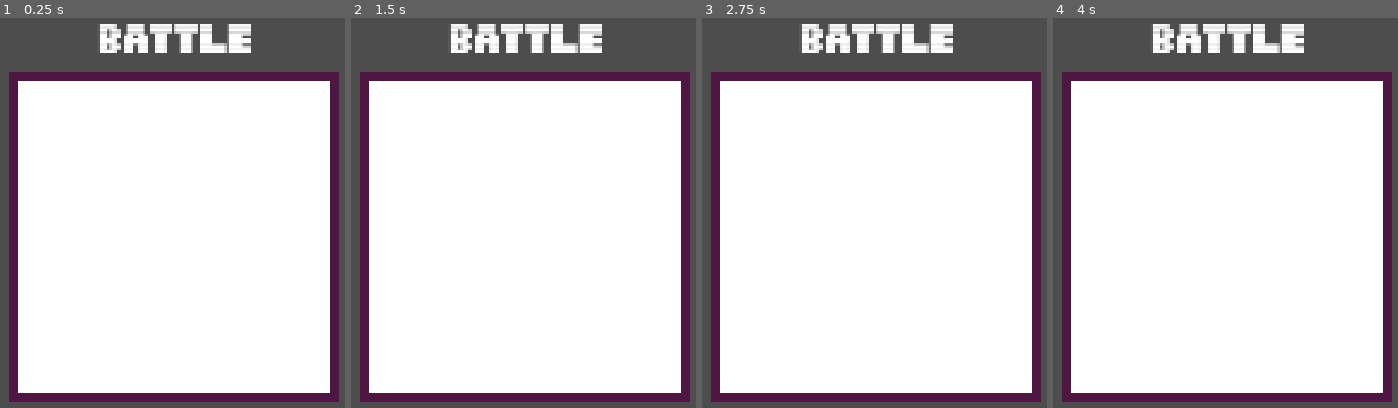
Above: before the commit, frames 1-4 (left to right).
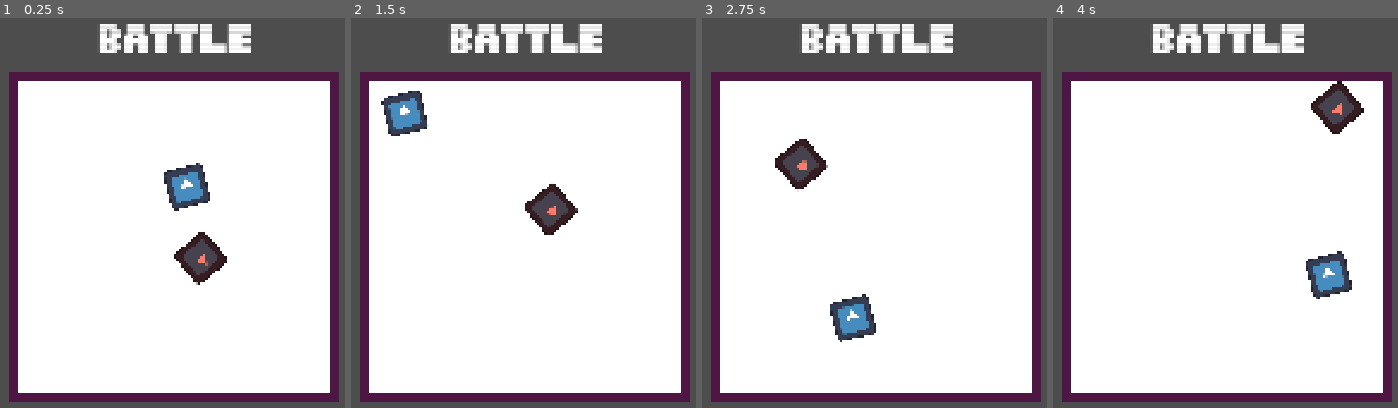
Above: after the commit, the same moments.

Repository: JBRana250/BitBoxBattles
Game: Godot game, scene res://battle/battle.tscn
Same seed, same stepped clock (60 frames per second), same inputs: the game is played once before the commit and once after it. The engine's default icon, where the game draws it, is replaced by a stand-in: a white triangle on a blue panel in a dark square.
Inputs (mouse positions are in pixels of both pictures, inside the frame that each line leads up to):
- Up to frame 1 (0.25 s): no input
- Up to frame 2 (1.5 s): tap Enter at 0.5, 0.6 s; move the mouse to (outside the picture) at 0.52 s; hold Right 0.53-1.25 s; click (outside the picture) at 0.67 s; tap Space at 0.77 s; drag from (364, 259) to (485, 326) at 1.27 s
- Up to frame 3 (2.75 s): move the mouse to (957, 138) at 2.02 s; hold Right from 2.03 s (still down); tap Delete at 2.1 s
- Up to frame 4 (4 s): release Right at 2.75 s; drag from (1187, 326) to (outside the picture) at 2.77 s; move the mouse to (outside the picture) at 3.52 s; hold Left from 3.53 s (still down); tap Backspace at 3.6 s; tap Space at 3.77 s

The runs differ from the first frame. In frame 1, 2.3% of the frame differs, in the area x 47-66%, y 37-69%; in frame 2, 2.3%; in frame 3, 2.3%; in frame 4, 2.3%, in the area x 73-91%, y 16-73%.

Commit message:
feat: add bouncing godots

Diff:
--- a/battle/battle.tscn
+++ b/battle/battle.tscn
@@ -2,6 +2,8 @@
 
 [ext_resource type="Texture2D" uid="uid://drciia5lg1cxo" path="res://textures/white_square_texture.png" id="1_mqutd"]
 [ext_resource type="FontFile" uid="uid://dbykyhloqml1k" path="res://themes/PixelDragz.ttf" id="2_tiqy5"]
+[ext_resource type="Script" uid="uid://rjp67l3g8phv" path="res://battle/fighter.gd" id="3_6hnvb"]
+[ext_resource type="Texture2D" uid="uid://q5tifbrx8262" path="res://icon.svg" id="3_qubjc"]
 
 [sub_resource type="RectangleShape2D" id="RectangleShape2D_ra0kn"]
 size = Vector2(20, 750)
@@ -9,6 +11,13 @@
 [sub_resource type="LabelSettings" id="LabelSettings_mqutd"]
 font = ExtResource("2_tiqy5")
 font_size = 72
+
+[sub_resource type="PhysicsMaterial" id="PhysicsMaterial_6hnvb"]
+friction = 0.0
+bounce = 1.0
+
+[sub_resource type="CircleShape2D" id="CircleShape2D_6hnvb"]
+radius = 46.84016
 
 [node name="Battle" type="Node2D" unique_id=620461860]
 
@@ -57,3 +66,38 @@
 offset_bottom = 146.0
 text = "BATTLE"
 label_settings = SubResource("LabelSettings_mqutd")
+
+[node name="fighter" type="RigidBody2D" parent="." unique_id=1698593857]
+position = Vector2(802, 465)
+rotation = -0.23561946
+mass = 0.01
+physics_material_override = SubResource("PhysicsMaterial_6hnvb")
+gravity_scale = 0.0
+linear_damp_mode = 1
+angular_damp_mode = 1
+script = ExtResource("3_6hnvb")
+
+[node name="Sprite2D" type="Sprite2D" parent="fighter" unique_id=443130555]
+scale = Vector2(0.75, 0.75)
+texture = ExtResource("3_qubjc")
+
+[node name="CollisionShape2D" type="CollisionShape2D" parent="fighter" unique_id=1334411763]
+shape = SubResource("CircleShape2D_6hnvb")
+
+[node name="fighter2" type="RigidBody2D" parent="." unique_id=784980517]
+position = Vector2(1172.9999, 464.99997)
+rotation = -3.843215
+mass = 0.01
+physics_material_override = SubResource("PhysicsMaterial_6hnvb")
+gravity_scale = 0.0
+linear_damp_mode = 1
+angular_damp_mode = 1
+script = ExtResource("3_6hnvb")
+
+[node name="Sprite2D" type="Sprite2D" parent="fighter2" unique_id=1455675769]
+modulate = Color(1, 0.47785366, 0.41005626, 1)
+scale = Vector2(0.75, 0.75)
+texture = ExtResource("3_qubjc")
+
+[node name="CollisionShape2D" type="CollisionShape2D" parent="fighter2" unique_id=905403557]
+shape = SubResource("CircleShape2D_6hnvb")
--- /dev/null
+++ b/battle/fighter.gd
@@ -0,0 +1,4 @@
+extends RigidBody2D
+
+func _ready() -> void:
+	apply_force(global_transform.x * 500)
Not shown, added: battle/fighter.gd.uid
